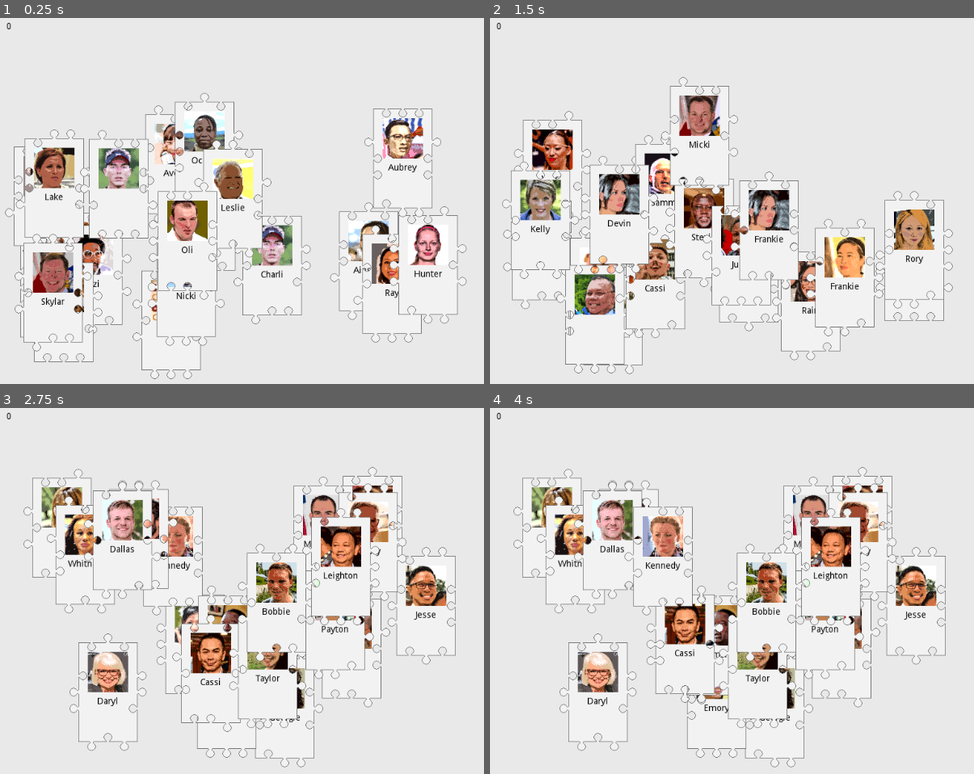
Above: before the commit, frames 1-4 (two rows, left to right).
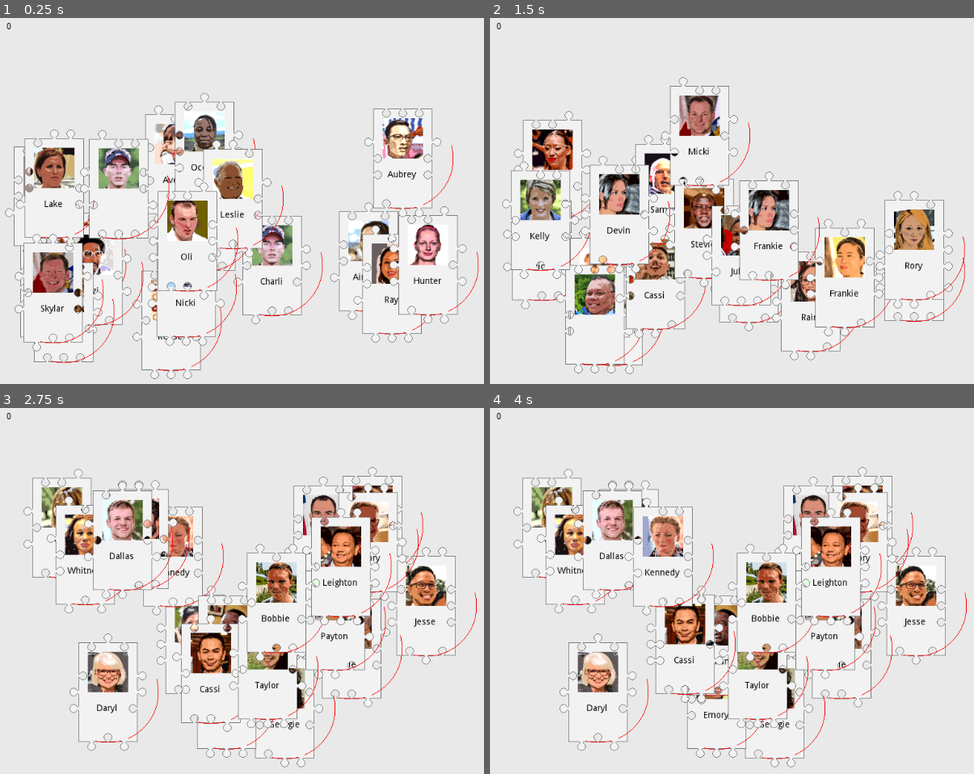
Above: after the commit, the same moments.

Repository: hwacha/GMTK-Match-Game
Game: Godot game, scene res://prefabs/Field.tscn
The game is run twice, just before and just after one commit, with the same random seed, the same clock (stepped at 60 frames per second) and the same inputs.
Inputs (mouse positions are in pixels of both pictures, inside the frame that each line leads up to):
- Up to frame 1 (0.25 s): no input
- Up to frame 2 (1.5 s): tap Enter at 0.5 s; move the mouse to (outside the picture) at 0.52 s; hold Up (ui_up) 0.53-1.28 s; click (outside the picture) at 0.67 s; tap Space at 1.25 s; move the mouse to (620, 215) at 1.27 s; hold Down (ui_down) from 1.28 s (still down); click (620, 215) at 1.42 s
- Up to frame 3 (2.75 s): tap Enter at 2 s; move the mouse to (106, 693) at 2.02 s; release Down (ui_down) at 2.03 s; hold Up (ui_up) from 2.03 s (still down); click (106, 693) at 2.17 s
- Up to frame 4 (4 s): tap Space at 2.75 s; move the mouse to (683, 645) at 2.77 s; click (683, 645) at 2.92 s; tap Enter at 3.5 s; move the mouse to (664, 558) at 3.52 s; release Up (ui_up) at 3.53 s; hold Down (ui_down) from 3.53 s (still down); click (664, 558) at 3.67 s

The runs differ from the first frame. In frame 1, 1.9% of the frame differs, in the area x 8-99%, y 32-97%; in frame 2, 1.7%; in frame 3, 2.1%; in frame 4, 2.2%, in the area x 10-99%, y 28-97%.

Commit message:
added a node for the bar graph

Diff:
--- a/prefabs/Card.tscn
+++ b/prefabs/Card.tscn
@@ -1,7 +1,8 @@
-[gd_scene load_steps=6 format=2]
+[gd_scene load_steps=7 format=2]
 
 [ext_resource path="res://assets/card_sprites/base.png" type="Texture" id=1]
 [ext_resource path="res://scripts/Card.gd" type="Script" id=2]
+[ext_resource path="res://scripts/Visual.gd" type="Script" id=3]
 
 [sub_resource type="RectangleShape2D" id=1]
 extents = Vector2( 47, 79 )
@@ -43,13 +44,17 @@
 "_edit_lock_": true
 }
 
+[node name="Node2D" type="Node2D" parent="."]
+script = ExtResource( 3 )
+
 [node name="Label" type="Label" parent="."]
-margin_left = -31.0
-margin_top = 8.0
-margin_right = 31.0
-margin_bottom = 28.0
+margin_left = -31.7307
+margin_top = 19.2033
+margin_right = 30.2693
+margin_bottom = 39.2033
 custom_colors/font_color = Color( 0, 0, 0, 1 )
-text = "Swag"
+text = "
+"
 align = 1
 __meta__ = {
 "_edit_use_anchors_": false
--- /dev/null
+++ b/scripts/Visual.gd
@@ -0,0 +1,34 @@
+extends Node2D
+
+
+# Declare member variables here. Examples:
+# var a = 2
+# var b = "text"
+
+
+# Called when the node enters the scene tree for the first time.
+func _ready():
+	pass # Replace with function body.
+
+func _draw():
+	var center = Vector2(0, 0)
+	var radius = 80
+	var angle_from = 75
+	var angle_to = 195
+	var color = Color(1.0, 0.0, 0.0)
+	draw_circle_arc(center, radius, angle_from, angle_to, color)
+
+# Called every frame. 'delta' is the elapsed time since the previous frame.
+func _process(delta):
+	update()
+
+func draw_circle_arc(center, radius, angle_from, angle_to, color):
+	var nb_points = 32
+	var points_arc = PoolVector2Array()
+
+	for i in range(nb_points + 1):
+		var angle_point = deg2rad(angle_from + i * (angle_to-angle_from) / nb_points - 90)
+		points_arc.push_back(center + Vector2(cos(angle_point), sin(angle_point)) * radius)
+
+	for index_point in range(nb_points):
+		draw_line(points_arc[index_point], points_arc[index_point + 1], color)
